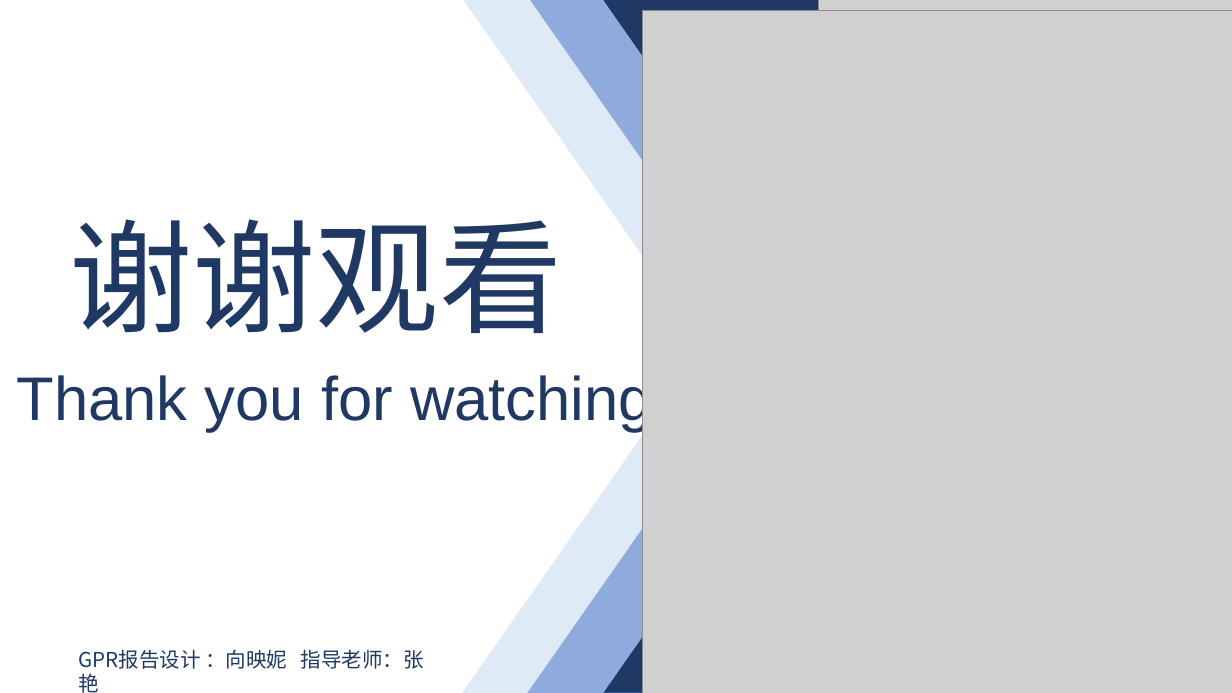
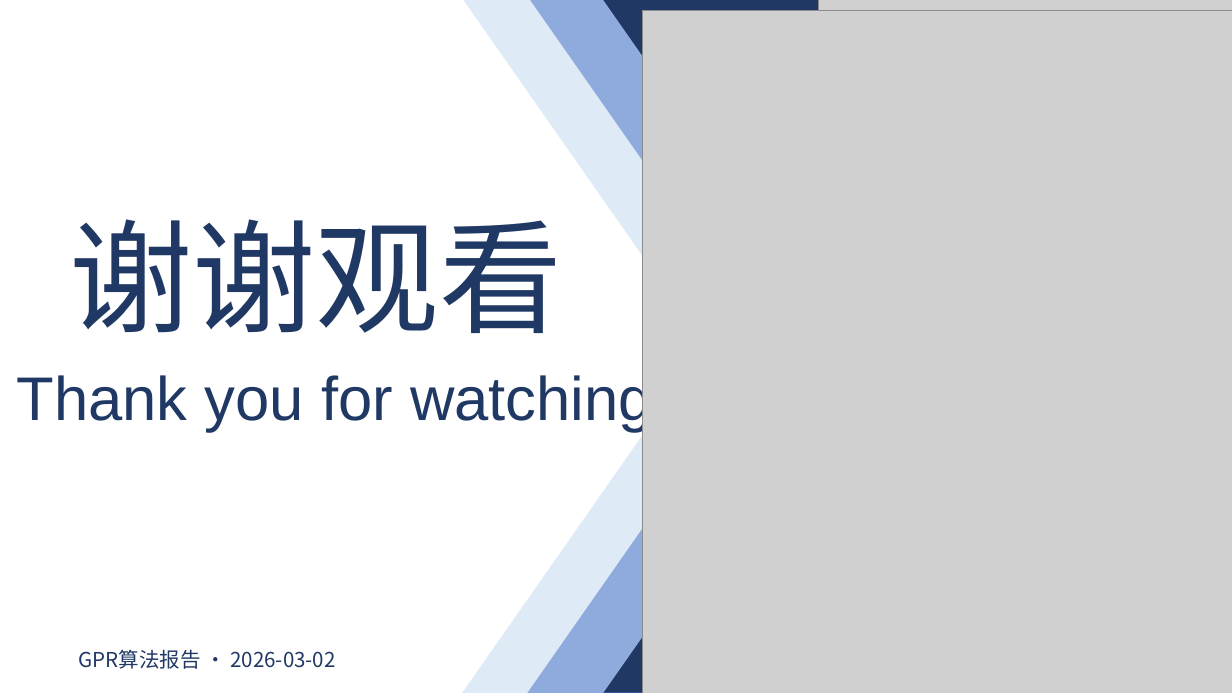
Before and after one commit to CYberkra/temp_repository, a slide deck: slide 6 of GPR算法报告_2026-03-02.pptx. Drawn at 1232x693 pixels with LibreOffice and Linux fonts; fonts in the diff are those of the drawing; grey boxes stand for pictures. Boxes give left, top, right and bottom in pixels: in the first picture for what was removed or moved away, otherwise in the second. Text is boxed around its words. In the diff, an @@ line names an element or a change of style, - is before the commit and + after.

```diff
--- a/GPR算法报告_2026-03-02.pptx
+++ b/GPR算法报告_2026-03-02.pptx
@@ text at (79, 649, 335, 669): text changed @@
-GPR报告设计 ：向映妮 指导老师：张艳
+GPR算法报告 · 2026-03-02
```
Also in this commit, not shown: 4 other slides changed.
